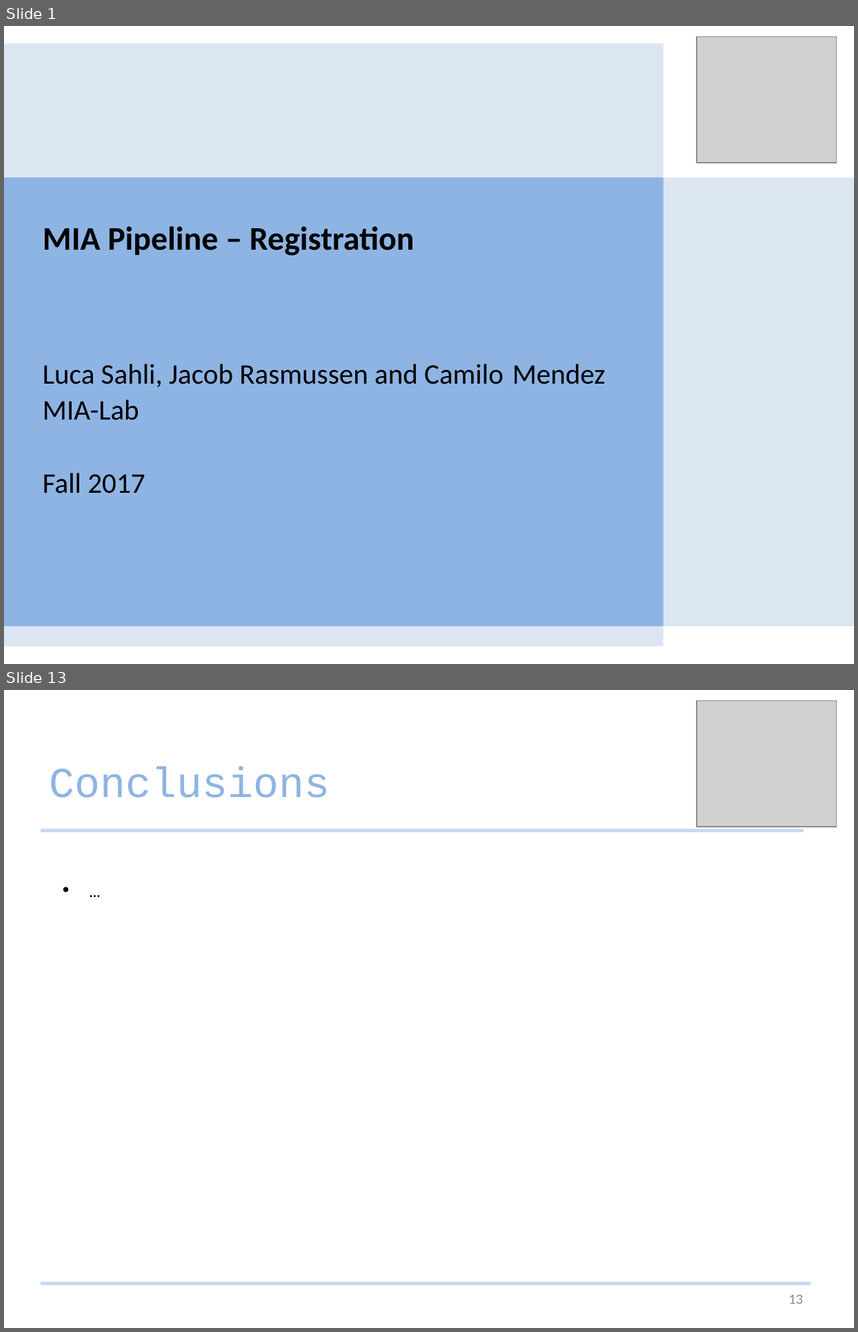
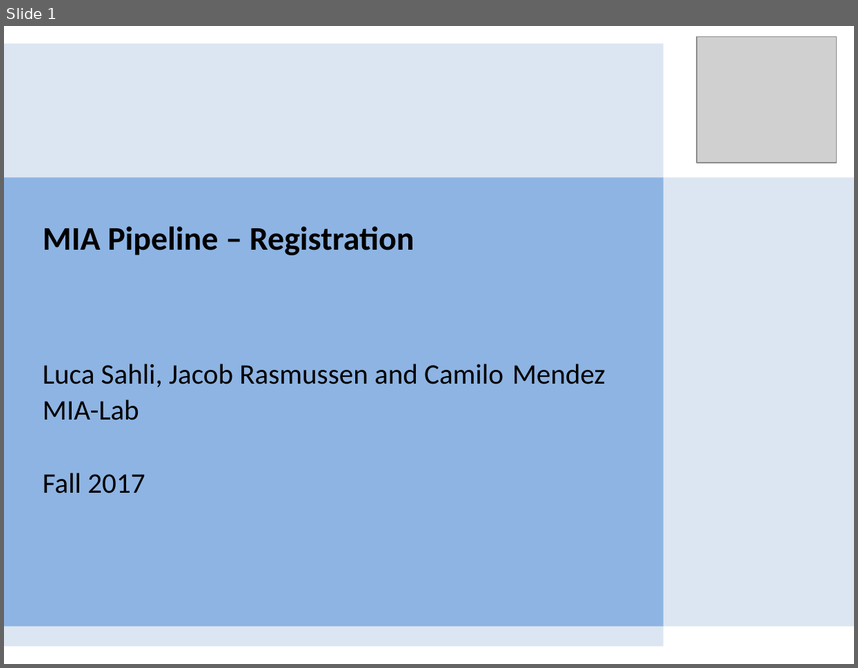
Before and after one commit to Studijacob/MIALab, a slide deck: wd/Documentation/MIALab presentation.pptx. Shown one above the other, each under a label of ours: slides 1 and 13 before the commit, slide 1 after it; the slides between them are not shown. The pictures are 858x1332 and 858x668 pixels, drawn with LibreOffice and Linux fonts; fonts in the diff are those of the drawing; grey boxes stand for pictures. Boxes give left, top, right and bottom in pixels: in the first picture for what was removed or moved away, otherwise in the second. Text is boxed around its words. In the diff, an @@ line names an element or a change of style, - is before the commit and + after.

```diff
--- a/wd/Documentation/MIALab presentation.pptx
+++ b/wd/Documentation/MIALab presentation.pptx
@@ slide 13 removed at bbox=[4, 690, 854, 1328], background #FFFFFF @@
@@ picture removed at bbox=[697, 701, 837, 827] @@
@@ title removed at bbox=[50, 767, 330, 798] @@
-Conclusions
@@ line removed from (41, 830) to (804, 830) @@
@@ text removed at bbox=[54, 874, 110, 931] @@
-• …
@@ line removed from (41, 1283) to (811, 1283) @@
@@ page number removed at bbox=[789, 1294, 803, 1303] @@
-13
```
Also in this commit, not shown: 11 slides changed, 5 slides added, 1 other slide removed.
